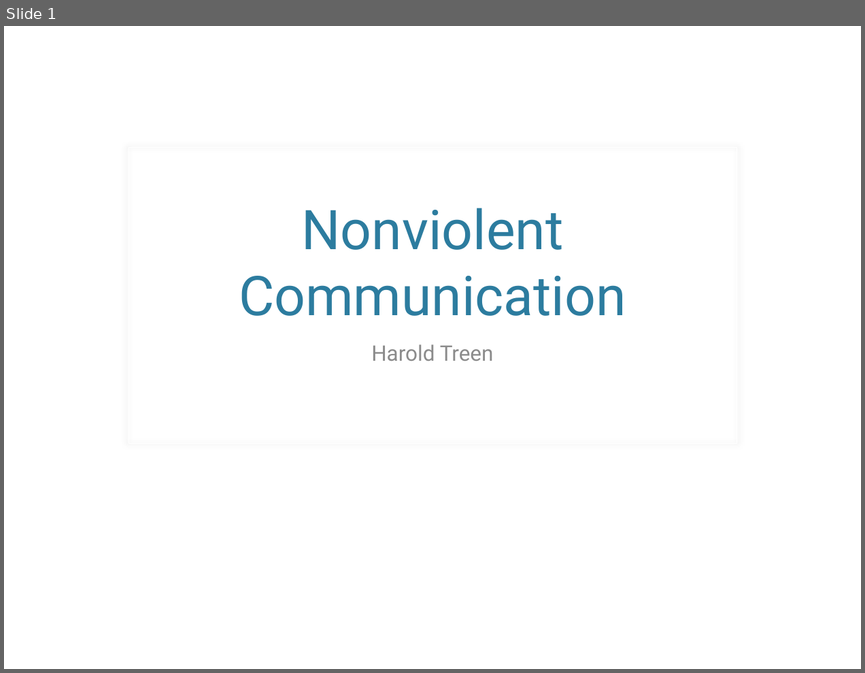
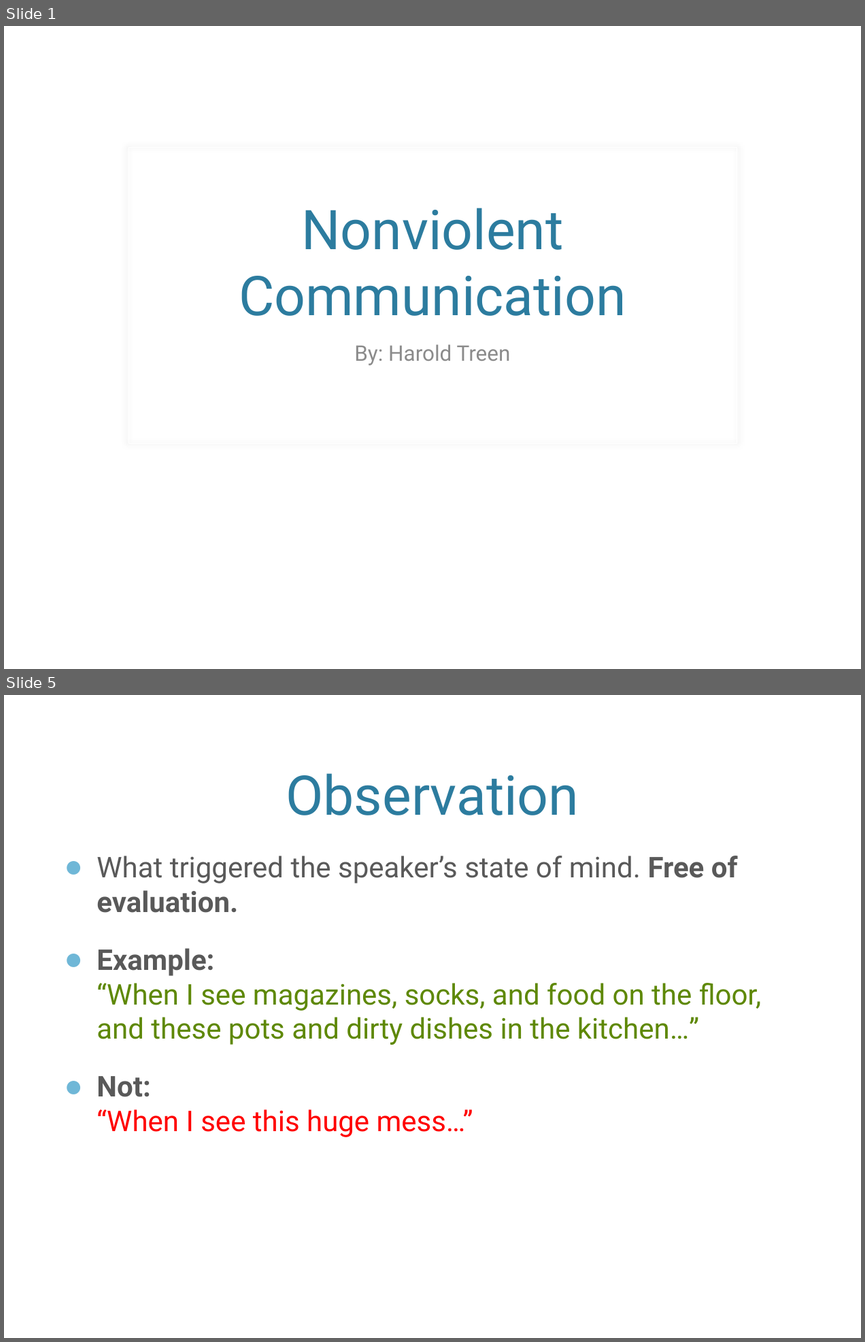
Before and after one commit to haroldtreen/RecurseCenterStuff, a slide deck: presentations/nvc.pptx. Shown one above the other, each under a label of ours: slide 1 before the commit, slides 1 and 5 after it; the slides between them are not shown. The pictures are 865x673 and 865x1342 pixels, drawn with LibreOffice and Linux fonts; fonts in the diff are those of the drawing; background and template pictures are left out. Boxes give left, top, right and bottom in pixels: in the first picture for what was removed or moved away, otherwise in the second. Text is boxed around its words. In the diff, an @@ line names an element or a change of style, - is before the commit and + after.

```diff
--- a/presentations/nvc.pptx
+++ b/presentations/nvc.pptx
@@ slide 5 added at (4,695,861,1338), background picture (left out) @@
@@ title added at (286,773,579,815), 46 pt, text #2C7C9F @@
+Observation
@@ text added at (96,855,762,1137), 24 pt, text #5E8805 @@
+● What triggered the speaker’s state of mind. Free of evaluation.
+● Example:
+  “When I see magazines, socks, and food on the floor, and these pots and dirty dishes in the kitchen…”
+● Not:
+  “When I see this huge mess…”
@@ slide 1 changed as well @@
@@ subtitle at (354,344,511,365): text changed @@
-Harold Treen
+By: Harold Treen
```
Also in this commit, not shown: 10 other slides added.
